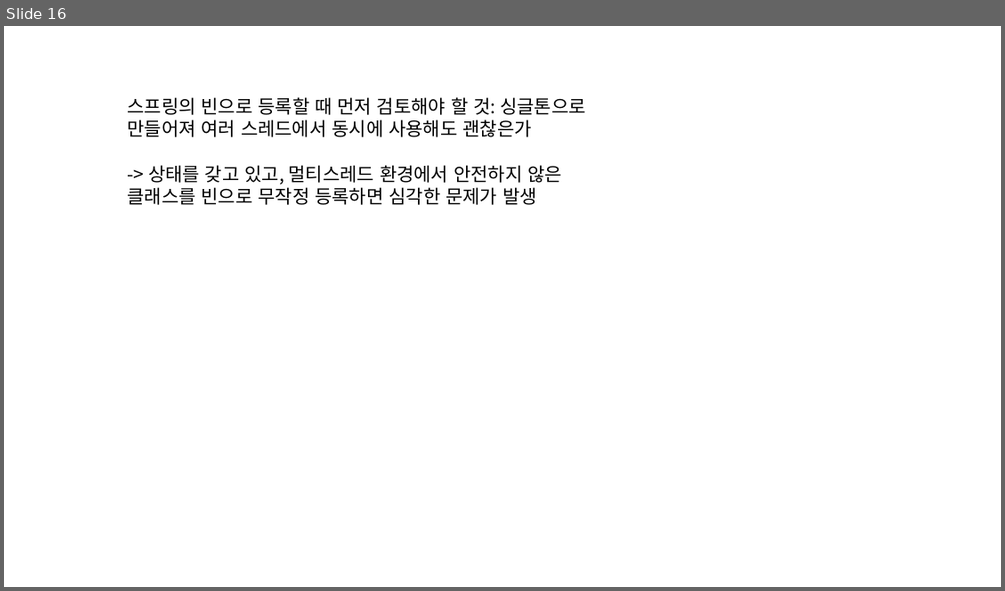
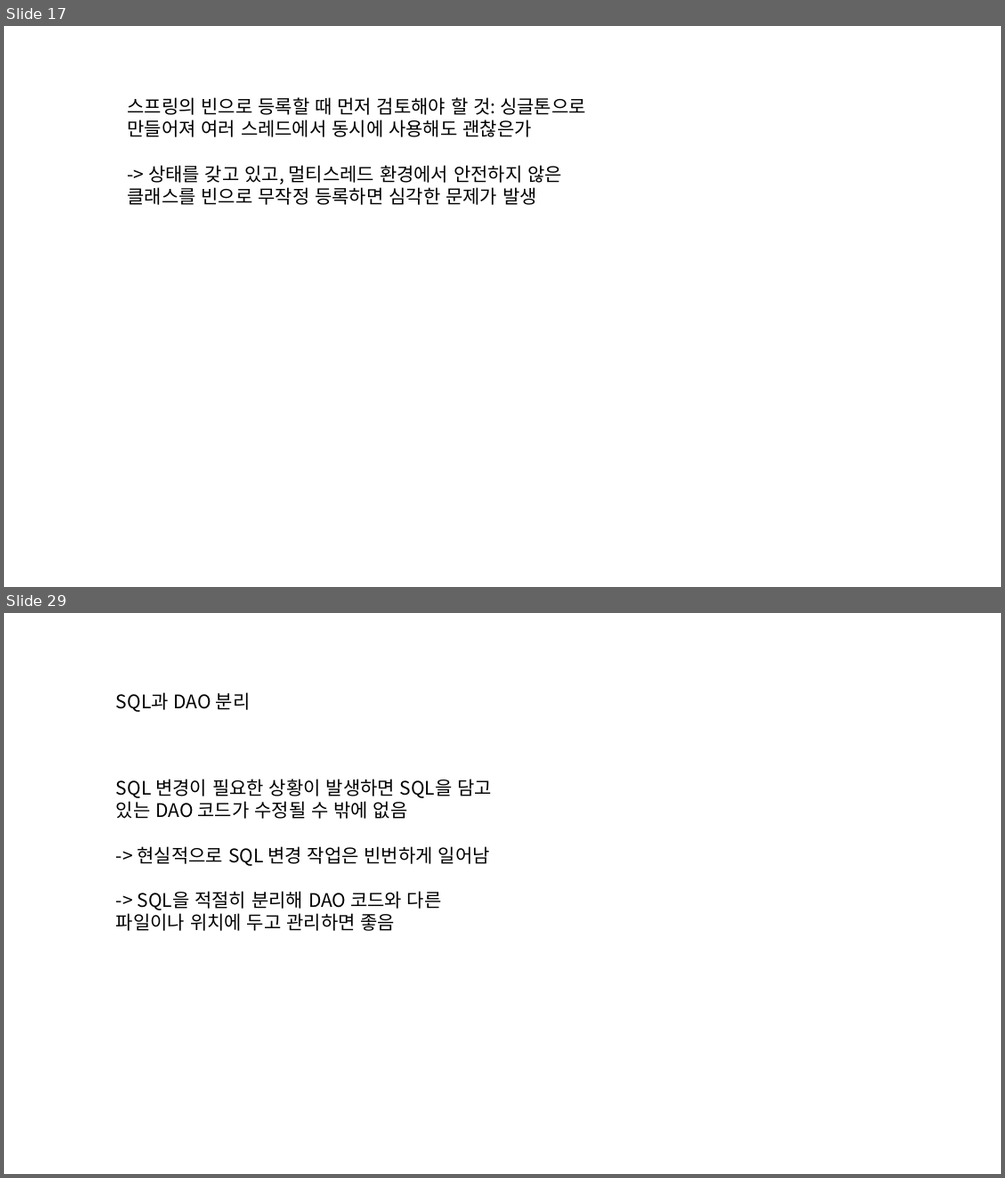
Before and after one commit to eongss/testproject, a slide deck: 프레젠테이션1.pptx. Shown one above the other, each under a label of ours: slide 16 before the commit, slides 17 and 29 after it; the slides between them are not shown. The pictures are 1005x591 and 1005x1178 pixels, drawn with LibreOffice and Linux fonts; fonts in the diff are those of the drawing. Boxes give left, top, right and bottom in pixels: in the first picture for what was removed or moved away, otherwise in the second. Text is boxed around its words. In the diff, an @@ line names an element or a change of style, - is before the commit and + after.

```diff
--- a/프레젠테이션1.pptx
+++ b/프레젠테이션1.pptx
@@ slide 29 added at [4,613,1001,1174], background #FFFFFF @@
@@ text added at [116,692,251,712], 18 pt, text #000000 @@
+SQL과 DAO 분리
@@ text added at [116,779,493,931], 18 pt, text #000000 @@
+SQL 변경이 필요한 상황이 발생하면 SQL을 담고 있는 DAO 코드가 수정될 수 밖에 없음
+-> 현실적으로 SQL 변경 작업은 빈번하게 일어남
+-> SQL을 적절히 분리해 DAO 코드와 다른 파일이나 위치에 두고 관리하면 좋음
@@ what was slide 16 is now slide 17 @@
```
Also in this commit, not shown: 1 slide changed, 23 other slides added.
